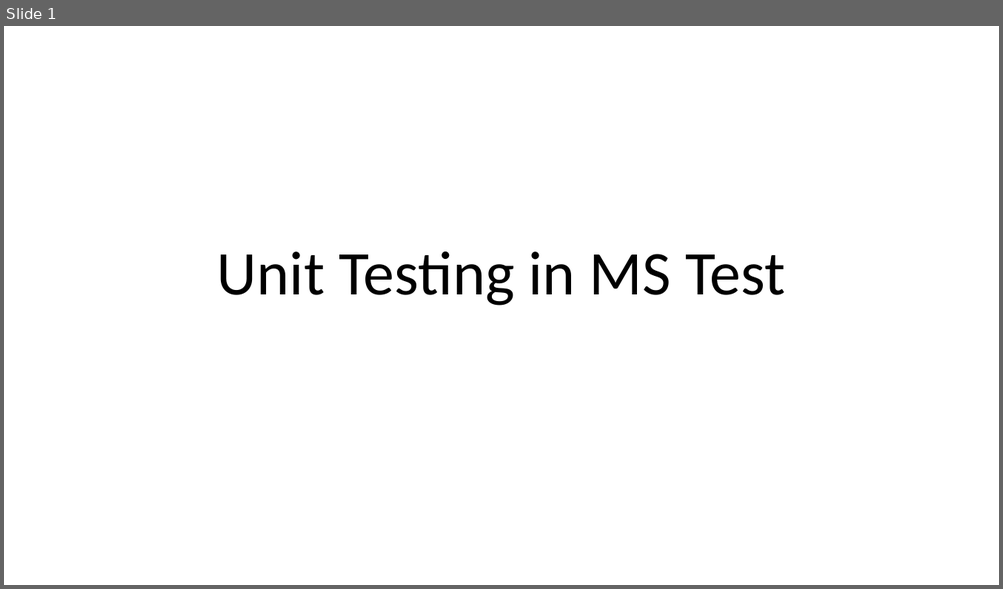
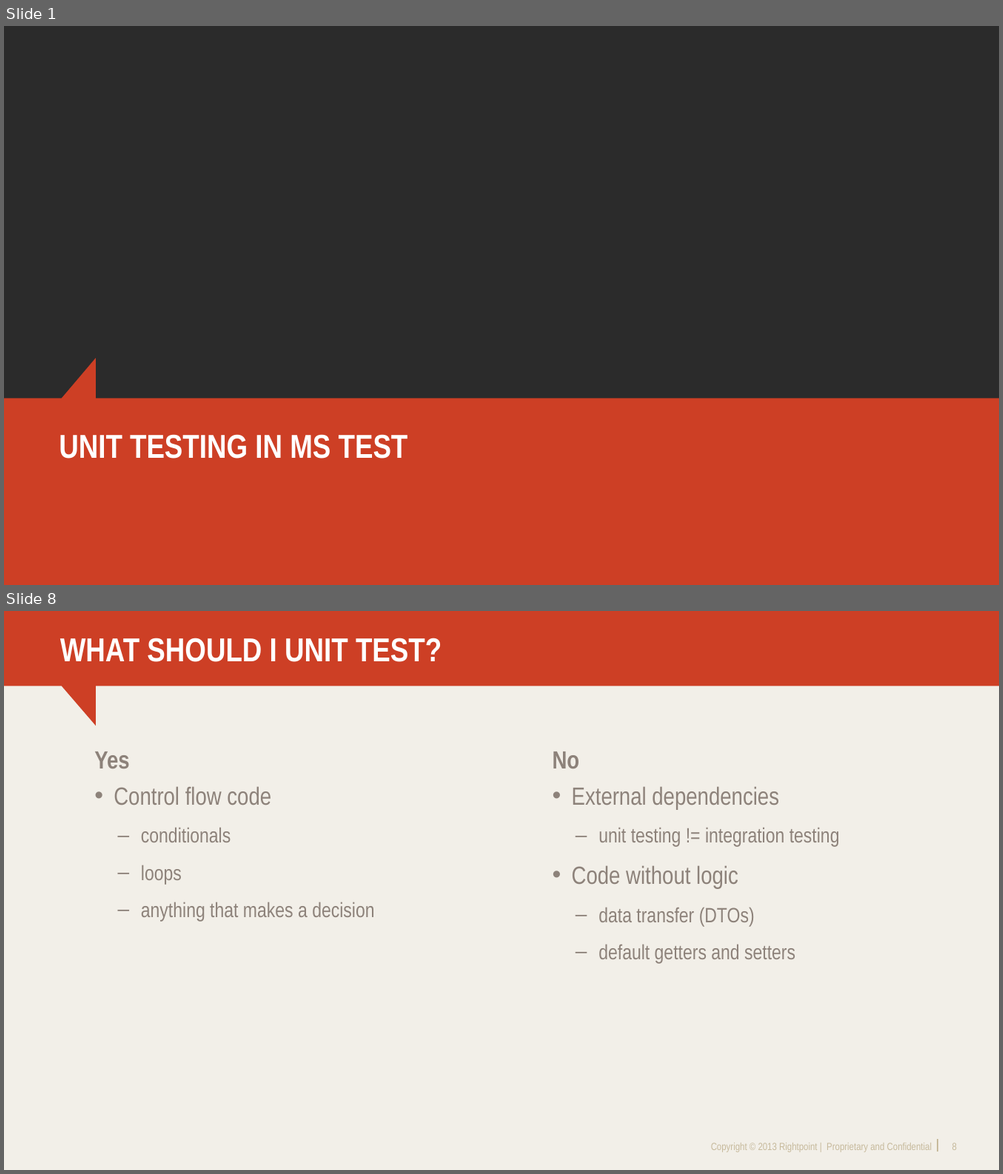
Before and after one commit to DrewNull/bff-unit-testing-in-mstest, a slide deck: BFF.UnitTestingInMSTest/BFF-UnitTestingInMSTest.pptx. Shown one above the other, each under a label of ours: slide 1 before the commit, slides 1 and 8 after it; the slides between them are not shown. The pictures are 1003x589 and 1003x1174 pixels, drawn with LibreOffice and Linux fonts; fonts in the diff are those of the drawing; background and template pictures are left out; a plain dark background stands for a picture behind light text. Boxes give left, top, right and bottom in pixels: in the first picture for what was removed or moved away, otherwise in the second. Text is boxed around its words. In the diff, an @@ line names an element or a change of style, - is before the commit and + after.

```diff
--- a/BFF.UnitTestingInMSTest/BFF-UnitTestingInMSTest.pptx
+++ b/BFF.UnitTestingInMSTest/BFF-UnitTestingInMSTest.pptx
@@ slide 8 added at <box>4,611,999,1170</box>, background #F2EFE8 @@
@@ freeform shape added at <box>4,611,999,726</box>, fill #CD3F25 @@
@@ title added at <box>60,638,441,662</box>, 32 pt, text #FFFFFF, bold @@
+WHAT SHOULD I UNIT TEST?
@@ text added at <box>94,752,129,769</box>, 24 pt, text #8D827A, bold @@
+Yes
@@ text added at <box>552,752,580,769</box>, 24 pt, text #8D827A, bold @@
+No
@@ text added at <box>114,787,374,922</box>, 20 pt, text #8D827A @@
+• Control flow code
+  – conditionals
+  – loops
+  – anything that makes a decision
@@ text added at <box>572,787,839,960</box>, 20 pt, text #8D827A @@
+• External dependencies
+  – unit testing != integration testing
+• Code without logic
+  – data transfer (DTOs)
+  – default getters and setters
@@ text added at <box>711,1143,931,1153</box>, 10 pt, text #C7BA9C @@
+Copyright © 2013 Rightpoint | Proprietary and Confidential
@@ line added from (937, 1140) to (937, 1153), #C7BA9C 1 pt @@
@@ page number added at <box>952,1143,956,1150</box>, 10 pt, text #C7BA9C @@
+8
@@ slide 1 changed as well @@
@@ background #FFFFFF to picture (left out) @@
@@ freeform shape added at <box>4,358,999,585</box>, fill #CD3F25 @@
@@ title "UNIT TESTING IN MS TEST" at <box>59,434,408,459</box>: vertical alignment bottom to middle @@
@@ title at <box>59,434,408,459</box>: text changed; size 60 to 32 pt; font Calibri to Arial Narrow; text colour #000000 to #FFFFFF; bold on @@
-Unit Testing in MS Test
+UNIT TESTING IN MS TEST
```
Also in this commit, not shown: 10 other slides changed, 7 other slides added, 2 slides removed.
